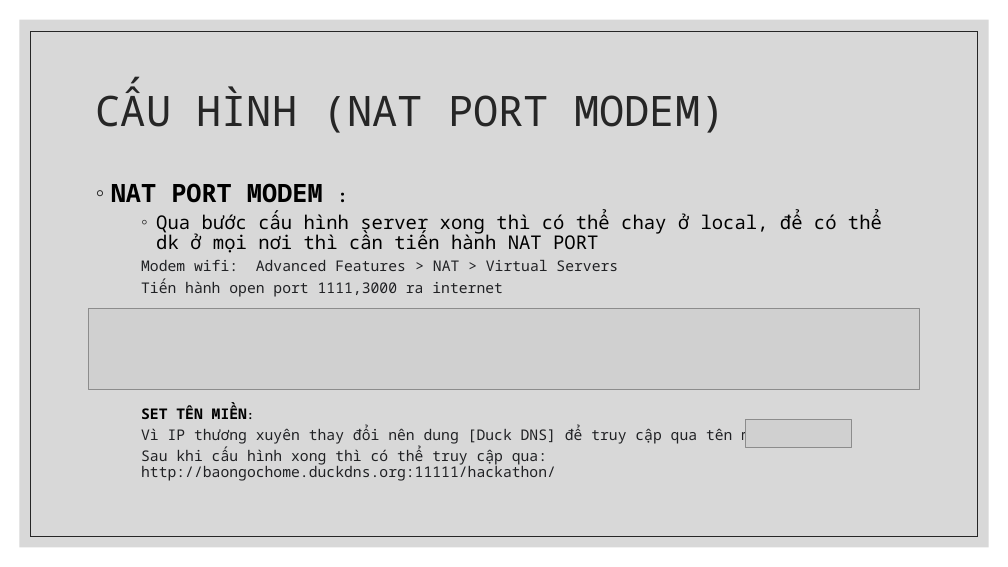
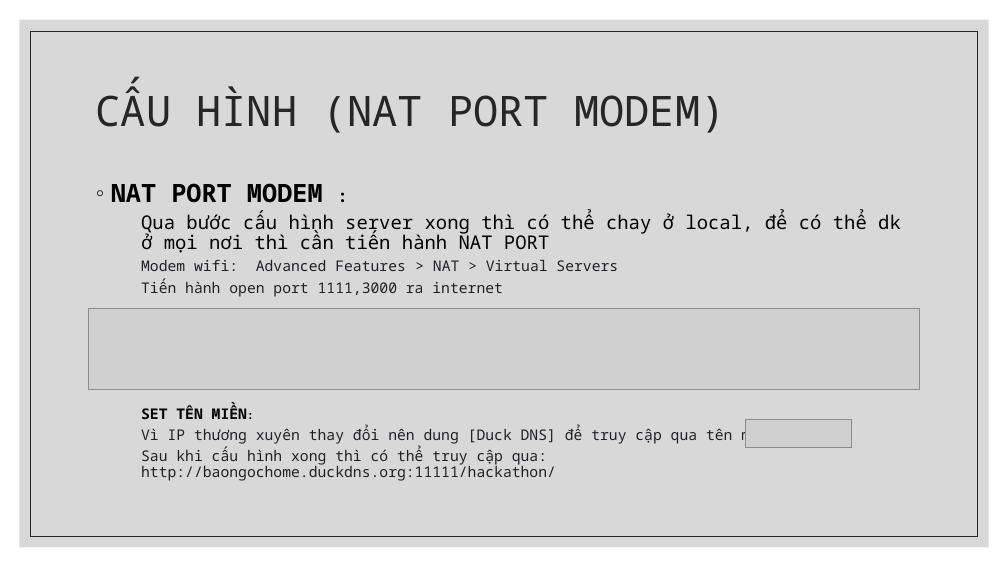
Before and after one commit to chet7h/restart_computer, a slide deck: slide 19 of Restart Computer.pptx (slide 18 before the commit). Drawn at 1008x567 pixels with LibreOffice and Linux fonts; fonts in the diff are those of the drawing; grey boxes stand for pictures. Boxes give left, top, right and bottom in pixels: in the first picture for what was removed or moved away, otherwise in the second. Text is boxed around its words. In the diff, an @@ line names an element or a change of style, - is before the commit and + after.

```diff
--- a/Restart Computer.pptx
+++ b/Restart Computer.pptx
@@ text at box(141, 211, 901, 253): bullet ◦ to none @@
```
Also in this commit, not shown: 8 other slides changed, 2 slides added.
